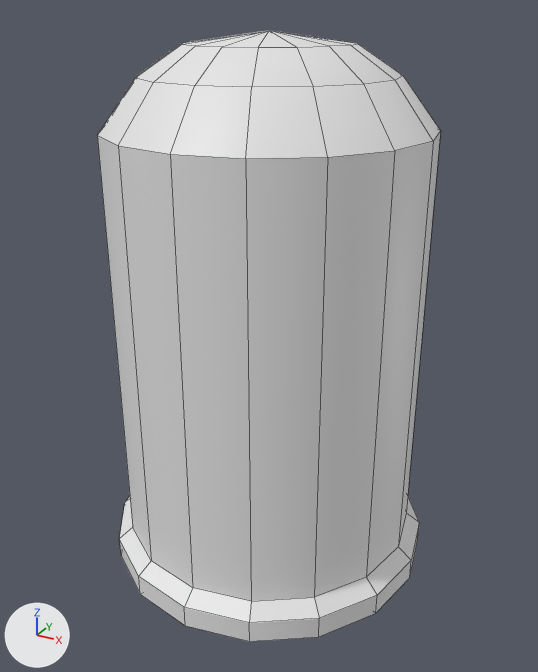
The FBX model ProjetFirstPerson/Assets/Art/3D/Fbx/Puzzle_01/SM_Poid_03.fbx: old version first, new version second.
Rendered twice from a 50 mm lens placed at (1.5767, -0.1954, 0.3752), pointed at (1.4724, -0.0057, 0.2803). The axes (+X, +Y, +Z) are drawn at lower left. The lights are the same throughout. Mesh edges are drawn as thin lines. Where no turn or scale is listed for an object, it has been applied to the vertices.

Names of what the first picture shows: 'Poid_03_l'.
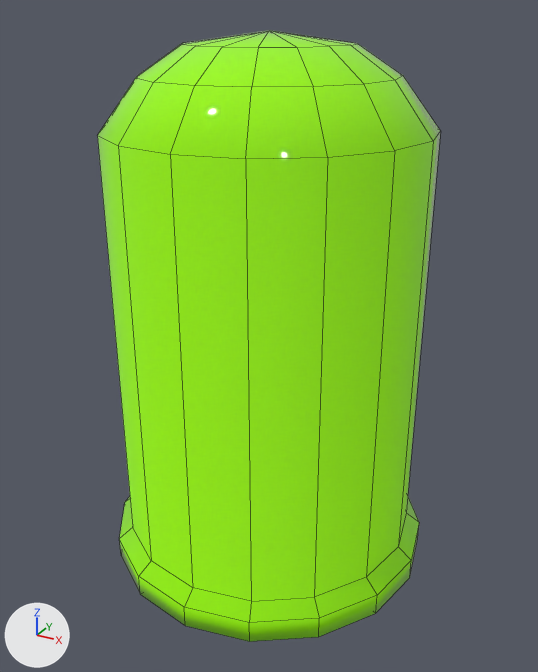
The newer file is also turned or shifted as a whole; pictures and numbers use the older file's frame.

Where the change shows, as pixel boxes (x1, y1, x2, y2) in the pictures (538 x 672 px):
'Poid_03_l', recoloured, shading changed (grey to green): (97, 30, 440, 642) in both

The change, as a list of edits to the scene's bpy script:
```text
Add mat_material__24:
    mat_material__24 = principled_material('Material #24')
    mat_material__24.base_color = (0.329, 1.0, 0.0)  # green #9bff00
    mat_material__24.roughness = 0.0
Change me_mesh:
    where me_mesh.from_pydata(...)  # 130 vertices, 144 faces; spans x -0.053..0.053, y -0.053..0.053, z 0.0..0.167
    used by ob_poid_03_l; location = (1.4711, -0.0033, 0.2032)
    me_mesh part 1: edges marked sharp go from 16 to 0
    add me_mesh.materials.append(mat_material__24)  # green #9bff00
```
